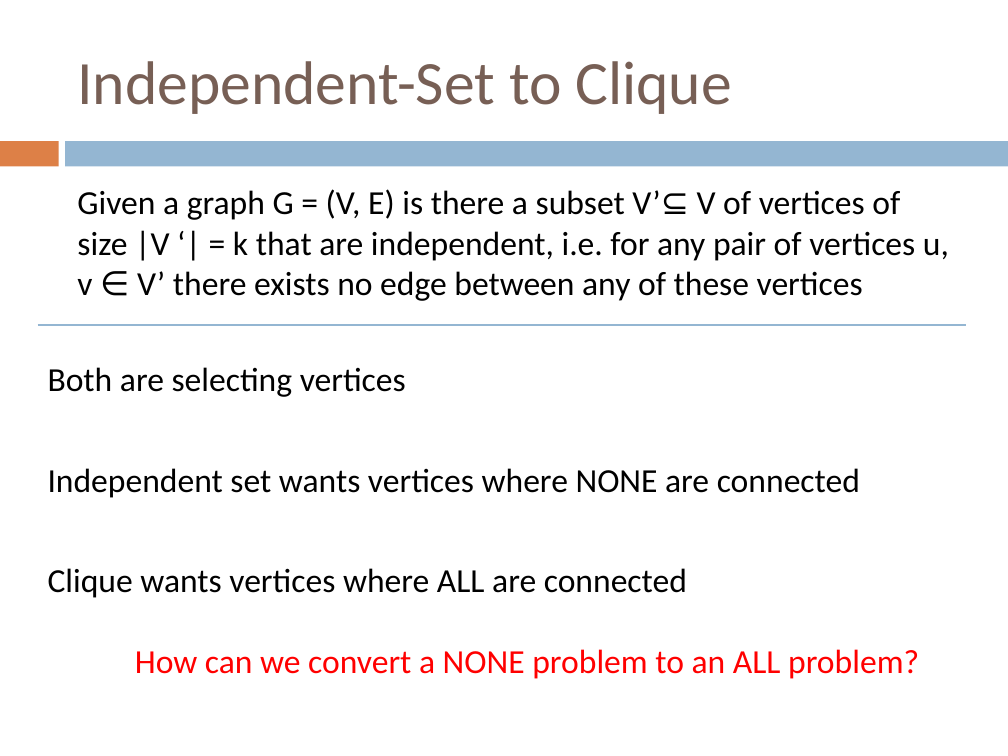
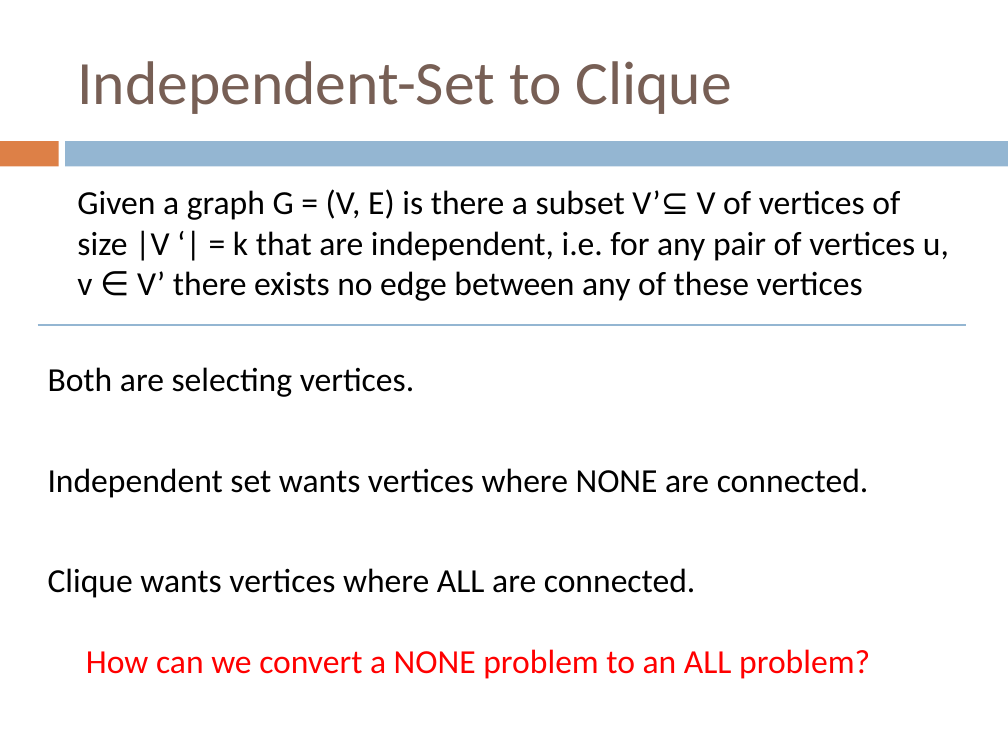
Before and after one commit to Collins-kariuk/Algorithms, a slide deck: slide 38 of Lectures/Lecture 24_NP-Complete Reductions.pptx. Drawn at 1008x756 pixels with LibreOffice and Linux fonts; fonts in the diff are those of the drawing. Boxes give left, top, right and bottom in pixels: in the first picture for what was removed or moved away, otherwise in the second. Text is boxed around its words. In the diff, an @@ line names an element or a change of style, - is before the commit and + after.

```diff
--- a/Lectures/Lecture 24_NP-Complete Reductions.pptx
+++ b/Lectures/Lecture 24_NP-Complete Reductions.pptx
@@ text at (48,367,869,598): text changed @@
-Both are selecting vertices
-Independent set wants vertices where NONE are connected
-Clique wants vertices where ALL are connected
+Both are selecting vertices.
+Independent set wants vertices where NONE are connected.
+Clique wants vertices where ALL are connected.
@@ text "How can we convert a ...": place and size @@
-text "How can we convert a ..." at (135,649,919,679)
+text "How can we convert a ..." at (86,649,870,679)
```
Also in this commit, not shown: 26 other slides changed.
